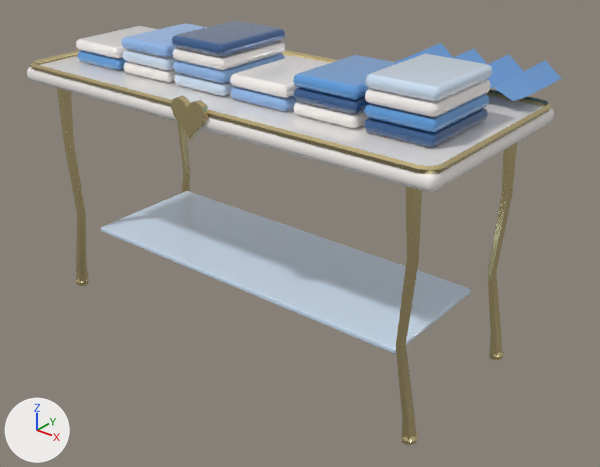
One commit to the glTF model public/assets/interiors/boutique/table_display_long.glb: the scene before it, then after it.
Camera for both pictures: a camera (50 mm lens) standing at (1.679, -1.946, 1.578) and looking at (0.075, 0.059, 0.335). Lighting does not change. The marker at lower left points along +X, +Y and +Z. The picture after the commit comes second.

Objects in the first picture: 'table_display_long'.
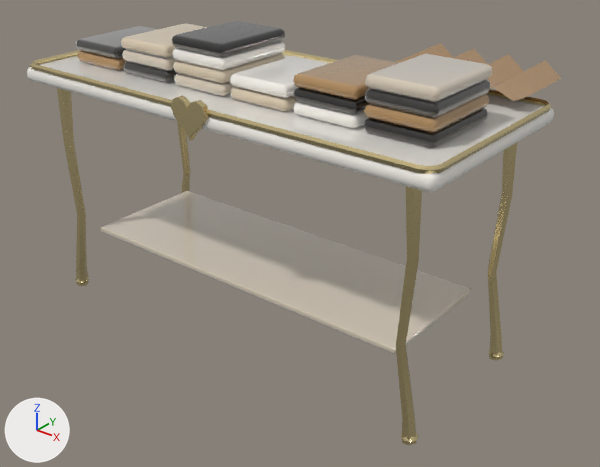
Edits to the bpy script that builds the scene:
```text
Change mat_soft_006:
    mat_soft_006.base_color: (0.644, 0.791, 0.965) -> (0.694, 0.604, 0.479)  # blue #d2e6fb -> pale yellow #d9ccb8
Change mat_accent2_006:
    mat_accent2_006.base_color: (0.102, 0.337, 0.745) -> (0.434, 0.254, 0.102)  # blue #5a9de0 -> brown #b08a5a
Change mat_accent_006:
    mat_accent_006.base_color: (1.0, 0.956, 0.922) -> (0.0232, 0.0212, 0.0194)  # white #fffaf6 -> black #2a2826
Change mat_fabric_006:
    mat_fabric_006.base_color: (0.275, 0.479, 0.839) -> (0.687, 0.578, 0.423)  # blue #8fb8ec -> beige #d8c8ae
Change mat_deep_006:
    mat_deep_006.base_color: (0.0284, 0.102, 0.275) -> (0.0137, 0.0123, 0.0116)  # blue #2f5a8f -> black #1f1d1c
```

What differs and where, as boxes [x1, y1, x2, y2] in the pictures (600 x 467 px):
'table_display_long', recoloured: [72, 21, 563, 356] in both
